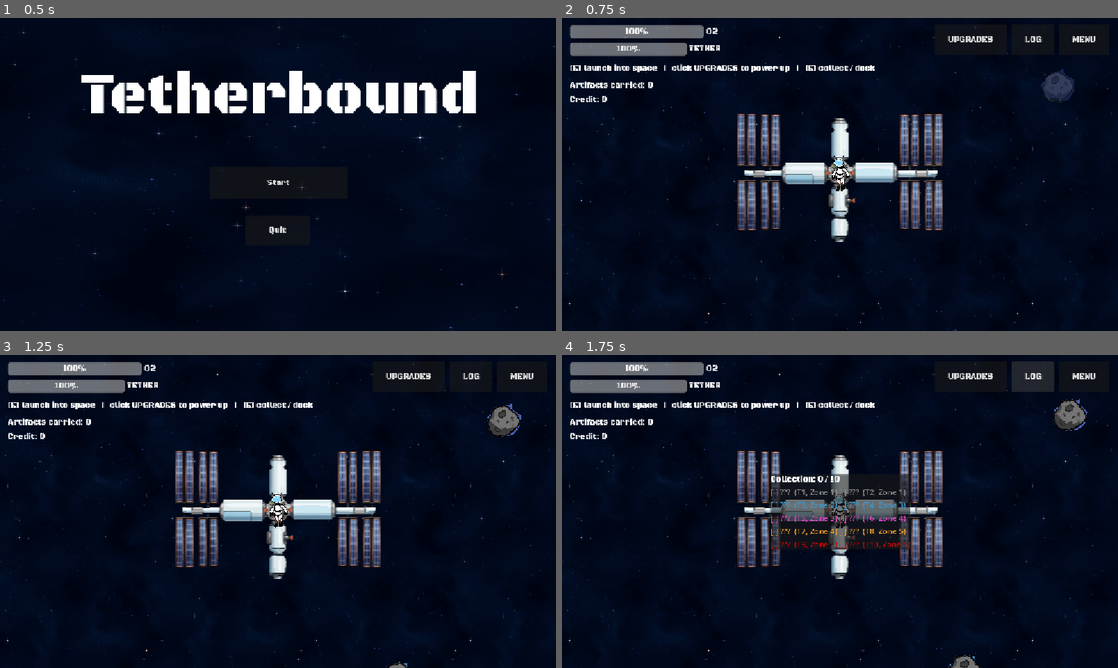
Above: before the commit, frames 1-4 (two rows, left to right).
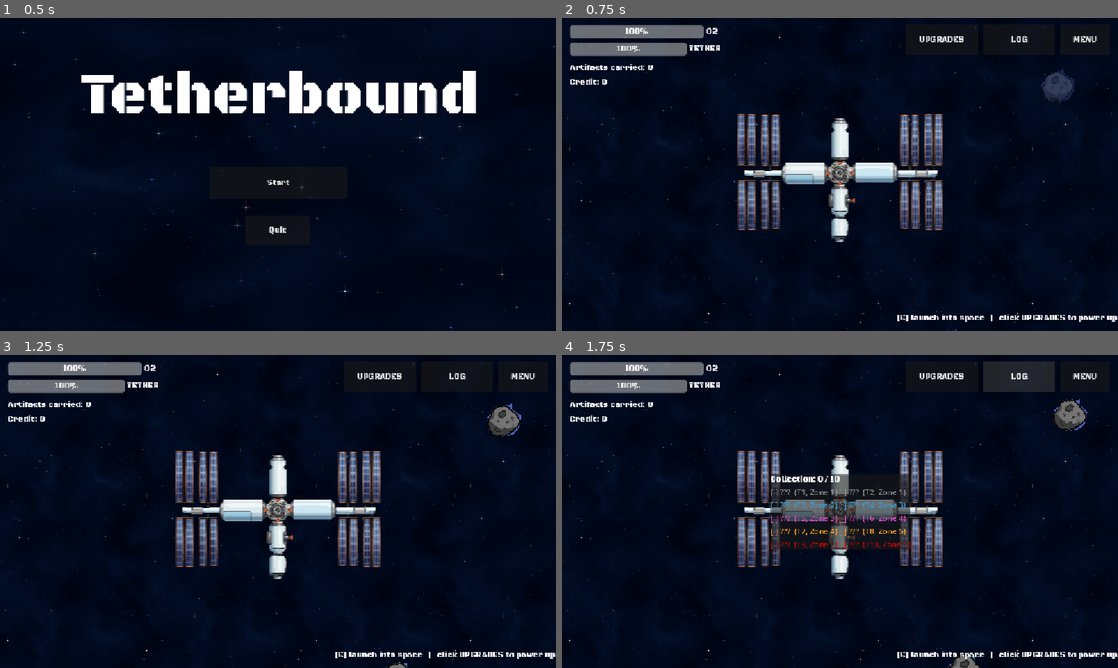
Above: after the commit, the same moments.

Repository: sirakit/Godot_Game_Jam_Project
Game: Godot game, scene res://Scenes/main_menu.tscn
The game is run twice, just before and just after one commit, with the same random seed, the same clock (stepped at 60 frames per second) and the same inputs.
Inputs:
- Up to frame 1 (0.5 s): no input
- Up to frame 2 (0.75 s): click "Start" at 0.5 s
- Up to frame 3 (1.25 s): no input
- Up to frame 4 (1.75 s): click "LOG" at 1.25 s

Frame 1 is identical in both runs. In frame 2, 2.0% of the frame differs, in the area x 1-100%, y 5-98%; in frame 3, 2.0%; in frame 4, 2.1%, in the area x 1-100%, y 2-98%.

Commit message:
Adjusted UI

Diff:
--- a/Scenes/space.tscn
+++ b/Scenes/space.tscn
@@ -113,29 +113,31 @@
 [node name="PointsLabel" type="Label" parent="CanvasLayer2/UI" unique_id=474903319]
 layout_mode = 0
 offset_left = 16.0
-offset_top = 158.0
+offset_top = 122.0
 offset_right = 77.0
-offset_bottom = 181.0
+offset_bottom = 145.0
 theme_override_fonts/font = ExtResource("11_0b4c6")
 text = "Credit:"
 
 [node name="ArtifactsLabel" type="Label" parent="CanvasLayer2/UI" unique_id=1775528617]
 layout_mode = 0
 offset_left = 16.0
-offset_top = 128.0
+offset_top = 92.0
 offset_right = 172.0
-offset_bottom = 151.0
+offset_bottom = 115.0
 theme_override_fonts/font = ExtResource("11_0b4c6")
 text = "Artifacts carried:"
 
 [node name="HintLabel" type="Label" parent="CanvasLayer2/UI" unique_id=946433765]
 layout_mode = 0
-offset_left = 15.0
-offset_top = 93.0
-offset_right = 964.0
-offset_bottom = 116.0
-theme_override_fonts/font = ExtResource("11_0b4c6")
-text = "[SPACE] hold to chisel (watch the HEAT)   [E] collect artifact   fly back to ship + [E] to hand in   [C] collection log"
+offset_left = 693.0
+offset_top = 610.0
+offset_right = 1137.0
+offset_bottom = 633.0
+theme_override_fonts/font = ExtResource("11_0b4c6")
+text = "Hint Labal"
+horizontal_alignment = 3
+vertical_alignment = 3
 
 [node name="O2" type="Label" parent="CanvasLayer2/UI" unique_id=1986622478]
 layout_mode = 0
--- a/Scripts/UI.gd
+++ b/Scripts/UI.gd
@@ -71,13 +71,13 @@
 	add_child(row)
 	row.set_anchors_preset(Control.PRESET_TOP_RIGHT)
 	row.grow_horizontal = Control.GROW_DIRECTION_BEGIN
-	row.offset_left = -380.0
+	row.offset_left = -200.0
 	row.offset_right = -16.0
 	row.offset_top = 12.0
 	_btn_upgrades = _make_button("UPGRADES", _open_upgrades, Vector2(150, 64))
 	_btn_upgrades.add_theme_font_override("font", load("res://Assets/fonts/Black_Ops_One/BlackOpsOne-Regular.ttf"))
 	row.add_child(_btn_upgrades)
-	var _btn_log = _make_button("LOG", _toggle_log, Vector2(88, 64))
+	var _btn_log = _make_button("LOG", _toggle_log, Vector2(150, 64))
 	_btn_log.add_theme_font_override("font", load("res://Assets/fonts/Black_Ops_One/BlackOpsOne-Regular.ttf"))
 	row.add_child(_btn_log)
 	var _btn_menu = _make_button("MENU", _open_menu, Vector2(104, 64))
@@ -213,6 +213,12 @@
 	var dist := Game.tether_length_max - Game.tether_remaining
 	var far := dist >= Game.RECALL_MIN_DISTANCE
 	var fee := roundi(Game.RECALL_FEE * 100.0)
+		# ตั้งค่าให้กางเต็มแนวนอนด้านล่าง และข้อความชิดขวา
+	hint_label.set_anchors_preset(Control.PRESET_BOTTOM_WIDE)
+	hint_label.horizontal_alignment = HORIZONTAL_ALIGNMENT_RIGHT
+		# เว้นระยะห่างจากขอบจอเล็กน้อย (Offset) ไม่ให้ตัวหนังสือแนบติดขอบเกินไป
+	hint_label.offset_right = -24.0
+	hint_label.offset_bottom = -16.0
 	if Game.touch_mode:
 		if Game.is_outside:
 			var t := "Left thumb: fly   |   hold CHISEL (watch the HEAT)   |   action button: collect / dock"
@@ -221,11 +227,11 @@
 			return t
 		return "Tap LAUNCH to go out   |   UPGRADES to power up   |   LOG for your collection"
 	if Game.is_outside:
-		var t2 := "[SPACE] hold to chisel (watch the HEAT)"
+		var t2 := "[SPACE] hold to chisel (watch the HEAT)   |   [E] collect / dock"
 		if far:
 			t2 += "   |   [F] hold: recall "
 		return t2
-	return "[E] launch into space   |   click UPGRADES to power up   |   [E] collect / dock"
+	return "[E] launch into space   |   click UPGRADES to power up   "
 
 # ---------- สัญญาณ ----------
 func _on_oxygen_changed(value, max_value) -> void:
--- a/Scripts/player.gd
+++ b/Scripts/player.gd
@@ -208,6 +208,7 @@
 
 func _process(delta: float) -> void:
 	tools.visible = not docked
+	player_animation.visible = not docked
 
 	var chiseling := (
 		not docked
